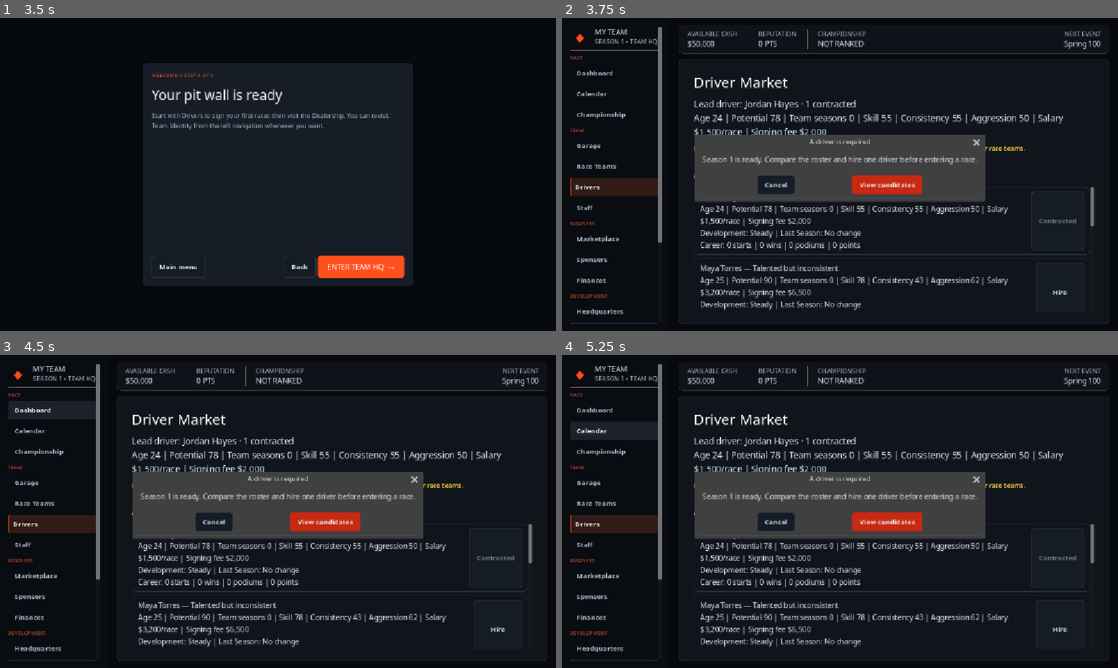
Above: before the commit, frames 1-4 (two rows, left to right).
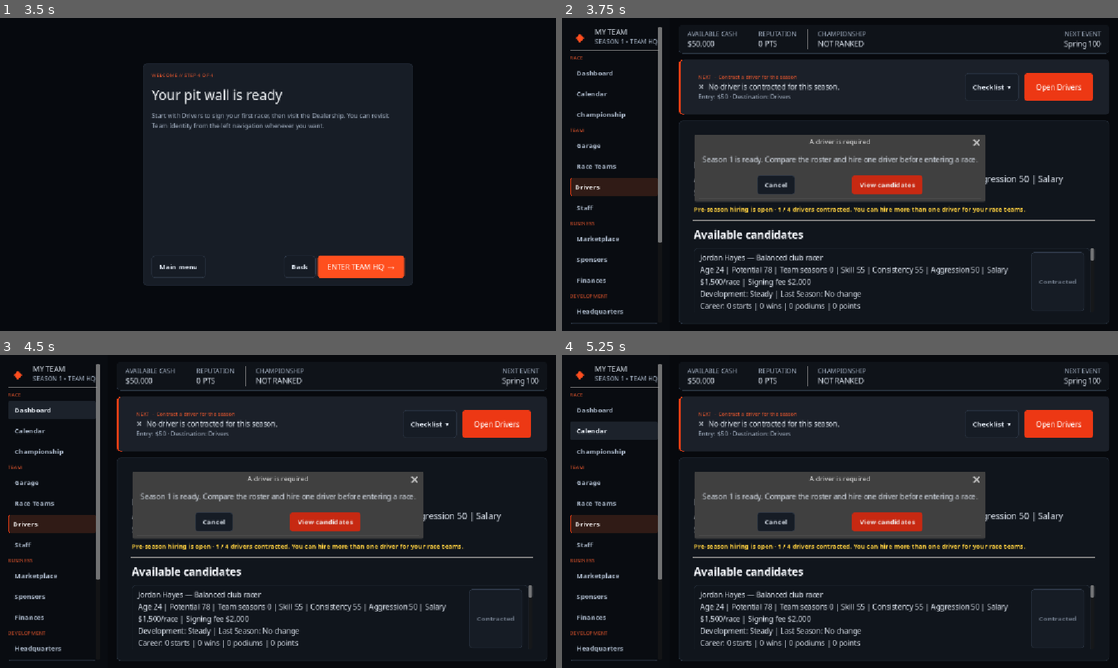
Above: after the commit, the same moments.

Repository: joeyp24/racing_manager
Game: Godot game, scene res://scenes/main_menu/main_menu.tscn
Two runs of this game, one before a commit and one after it. Both use one fixed random seed, a clock stepped at 60 frames per second and the inputs below.
Inputs:
- Up to frame 1 (3.5 s): click "START A NEW CAREER →" at 0.5 s; click "CONTINUE →" at 1.25 s; click "CONTINUE →" at 2 s; click "CONTINUE →" at 2.75 s
- Up to frame 2 (3.75 s): click "ENTER TEAM HQ →" at 3.5 s
- Up to frame 3 (4.5 s): click "Dashboard" at 4.25 s
- Up to frame 4 (5.25 s): click "Calendar" at 5 s

Frame 1 is identical in both runs. In frame 2, 9.2% of the frame differs, in the area x 21-96%, y 13-94%; in frame 3, 9.2%; in frame 4, 9.2%.

Commit message:
Add persistent next-action command bar

Diff:
--- a/scenes/home/home.gd
+++ b/scenes/home/home.gd
@@ -25,6 +25,7 @@
 @onready var fullscreen_button: Button = %fullscreen_button
 @onready var settings_dialog: ConfirmationDialog = %settings_dialog
 @onready var reset_confirmation: ConfirmationDialog = %reset_confirmation
+@onready var command_bar: CommandBar = %CommandBar
 
 var navigation_buttons: Array[Button] = []
 
@@ -68,6 +69,8 @@
 	scouting_button.pressed.connect(_on_scouting_button_pressed)
 	fullscreen_button.pressed.connect(_on_fullscreen_button_pressed)
 	_make_top_bar_actionable()
+	command_bar.action_requested.connect(_on_command_action_requested)
+	GameManager.page_changed.connect(_on_page_changed)
 	GameManager.fullscreen_changed.connect(_update_fullscreen_button)
 	_update_fullscreen_button(GameManager.is_fullscreen())
 
@@ -101,6 +104,8 @@
 func _exit_tree() -> void:
 	if GameManager.fullscreen_changed.is_connected(_update_fullscreen_button):
 		GameManager.fullscreen_changed.disconnect(_update_fullscreen_button)
+	if GameManager.page_changed.is_connected(_on_page_changed):
+		GameManager.page_changed.disconnect(_on_page_changed)
 	if GameManager.team_money_changed.is_connected(
 		_on_team_money_changed
 	):
@@ -266,6 +271,7 @@
 func update_team_display() -> void:
 	if GameManager.team == null:
 		money_label.text = "$0"
+		command_bar.display(NextActionModel.derive(null))
 		return
 
 	var team: Team = GameManager.team
@@ -275,6 +281,45 @@
 	rep_label.text = "%d PTS" % team.reputation
 	next_event_label.text = get_next_event_name(team)
 	position_label.text = get_championship_position(team)
+	command_bar.display(NextActionModel.derive(team))
+	update_unlocked_navigation()
+
+
+func _on_command_action_requested(action: String) -> void:
+	var paths := {
+		"dashboard": "res://scenes/pages/dashboard/dashboard.tscn",
+		"calendar": "res://scenes/pages/race_calendar/race_calendar.tscn",
+		"championship": "res://scenes/pages/championship/championship.tscn",
+		"drivers": "res://scenes/pages/drivers/drivers.tscn",
+		"garage": "res://scenes/pages/garage/garage.tscn",
+		"dealership": "res://scenes/pages/dealership/dealership.tscn",
+		"staff": "res://scenes/pages/staff/staff.tscn",
+		"finances": "res://scenes/pages/finances/finances.tscn",
+		"sponsors": "res://scenes/pages/sponsors/sponsors.tscn",
+		"race_entry": "res://scenes/pages/race_entry/race_entry.tscn",
+	}
+	if not paths.has(action):
+		return
+	if action == "race_entry":
+		GameManager.selected_race = RaceManager.get_next_race(GameManager.team)
+	GameManager.load_page(str(paths[action]))
+
+
+func _on_page_changed(scene_path: String) -> void:
+	var destinations := {
+		"dashboard": home_button, "race_calendar": race_calendar_button,
+		"race_entry": race_calendar_button, "race_weekend": race_calendar_button,
+		"live_race": race_calendar_button, "race_results": race_calendar_button,
+		"championship": championship_button, "garage": garage_button,
+		"drivers": drivers_button, "race_teams": race_teams_button,
+		"staff": staff_button, "finances": finances_button, "shop": shop_button,
+		"dealership": shop_button, "sponsors": sponsors_button,
+		"departments": hq_button, "team_identity": identity_button,
+		"scouting": scouting_button,
+	}
+	var page_id := scene_path.get_file().get_basename()
+	set_active_navigation(destinations.get(page_id, null) as Button)
+	command_bar.display(NextActionModel.derive(GameManager.team, scene_path))
 
 
 func update_money_label(amount: int) -> void:
--- a/scenes/home/home.tscn
+++ b/scenes/home/home.tscn
@@ -1,6 +1,7 @@
-[gd_scene load_steps=2 format=3 uid="uid://dgfgqehc4hl3m"]
+[gd_scene load_steps=3 format=3 uid="uid://dgfgqehc4hl3m"]
 
 [ext_resource type="Script" uid="uid://bnljhcukhcobc" path="res://scenes/home/home.gd" id="1"]
+[ext_resource type="PackedScene" path="res://ui/components/command_bar.tscn" id="2_command"]
 
 [node name="home" type="Control"]
 layout_mode = 3
@@ -332,6 +333,9 @@
 text = "Spring 100"
 horizontal_alignment = 2
 
+[node name="CommandBar" parent="Layout/RightSide/OuterMargin/Stack" instance=ExtResource("2_command")]
+unique_name_in_owner = true
+
 [node name="MainPanel" type="PanelContainer" parent="Layout/RightSide/OuterMargin/Stack"]
 layout_mode = 2
 size_flags_vertical = 3
--- a/scripts/game_manager.gd
+++ b/scripts/game_manager.gd
@@ -3,6 +3,7 @@
 signal team_money_changed(new_amount: int)
 signal team_loaded(team: Team)
 signal fullscreen_changed(is_now_fullscreen: bool)
+signal page_changed(scene_path: String)
 
 var team: Team = null
 var active_save_id: String = ""
@@ -119,6 +120,7 @@
 	page_container.add_child(page_instance)
 	if page_instance is Control:
 		(page_instance as Control).set_anchors_and_offsets_preset(Control.PRESET_FULL_RECT)
+	page_changed.emit(scene_path)
 
 
 func add_team_money(amount: int) -> void:
--- /dev/null
+++ b/scripts/next_action_model.gd
@@ -0,0 +1,70 @@
+class_name NextActionModel
+extends RefCounted
+
+
+static func derive(team: Team, current_page: String = "") -> Dictionary:
+	if team == null:
+		return _action("Set up your race team", "No career is loaded.", "Create or load a career to continue.", "Dashboard", "dashboard")
+	if team.season_complete:
+		return _action("Review standings and begin Season %d" % (team.season_number + 1), "Season %d is complete." % team.season_number, "Starting a season resets the calendar and seasonal contracts.", "Championship", "championship", RaceReadiness.READY)
+
+	var race := RaceManager.get_next_race(team)
+	if race == null:
+		return _action("Review the race calendar", "There is no available event on the schedule.", "See completed and locked events.", "Calendar", "calendar")
+
+	var checks := RaceReadiness.evaluate(team, race)
+	var blocker := _highest_priority_check(checks)
+	var race_name := race.race_name
+	if blocker.is_empty():
+		return _action("Enter %s" % race_name, "All required systems are ready.", "Entry costs $%s and opens race preparation." % _money(race.entry_fee), "Prepare race →", "race_entry", RaceReadiness.READY, checks, race)
+
+	var status := str(blocker.get("status", RaceReadiness.SUBOPTIMAL))
+	var action_id := str(blocker.get("action", "calendar"))
+	var title := "Prepare for %s" % race_name
+	if status == RaceReadiness.BLOCKED:
+		match action_id:
+			"drivers": title = "Contract a driver for the season"
+			"garage":
+				if _has_a_car(team):
+					title = "Repair an eligible car"
+				else:
+					title = "Purchase your first car"
+					action_id = "dealership"
+					blocker["action_label"] = "Open Marketplace →"
+			"staff": title = "Hire a Crew Chief"
+			"finances": title = "Raise funds for the $%s entry fee" % _money(race.entry_fee)
+	return _action(title, str(blocker.get("explanation", "Review race readiness.")), "Entry: $%s · Destination: %s" % [_money(race.entry_fee), _destination_name(action_id)], str(blocker.get("action_label", "Review")), action_id, status, checks, race)
+
+
+static func _highest_priority_check(checks: Array[Dictionary]) -> Dictionary:
+	for check in checks:
+		if str(check.get("status", "")) == RaceReadiness.BLOCKED:
+			return check
+	for check in checks:
+		if str(check.get("status", "")) == RaceReadiness.SUBOPTIMAL:
+			return check
+	return {}
+
+
+static func _action(title: String, reason: String, consequence: String, label: String, action: String, status: String = RaceReadiness.BLOCKED, checks: Array[Dictionary] = [], race: Race = null) -> Dictionary:
+	return {"title": title, "reason": reason, "consequence": consequence, "action_label": label, "action": action, "status": status, "checks": checks, "race": race}
+
+
+static func _destination_name(action: String) -> String:
+	return {"drivers": "Drivers", "garage": "Garage", "dealership": "Marketplace", "staff": "Staff", "finances": "Finances", "sponsors": "Sponsors", "race_entry": "Race Entry", "calendar": "Calendar", "championship": "Championship"}.get(action, "Dashboard")
+
+
+static func _has_a_car(team: Team) -> bool:
+	for car in team.cars:
+		if car != null:
+			return true
+	return false
+
+
+static func _money(amount: int) -> String:
+	var value := str(amount)
+	var output := ""
+	while value.length() > 3:
+		output = "," + value.right(3) + output
+		value = value.left(value.length() - 3)
+	return value + output
--- /dev/null
+++ b/ui/components/command_bar.gd
@@ -0,0 +1,58 @@
+class_name CommandBar
+extends PanelContainer
+
+signal action_requested(action: String)
+
+@onready var next_label: Label = %NextLabel
+@onready var blocker_label: Label = %BlockerLabel
+@onready var consequence_label: Label = %ConsequenceLabel
+@onready var primary_button: Button = %PrimaryButton
+@onready var expand_button: Button = %ExpandButton
+@onready var checklist: VBoxContainer = %Checklist
+
+var current_action := ""
+var expanded := false
+
+
+func _ready() -> void:
+	primary_button.pressed.connect(_on_primary_pressed)
+	expand_button.pressed.connect(toggle_expanded)
+
+
+func display(model: Dictionary) -> void:
+	current_action = str(model.get("action", ""))
+	next_label.text = "NEXT  ·  " + str(model.get("title", "Review your team"))
+	blocker_label.text = _status_icon(str(model.get("status", ""))) + "  " + str(model.get("reason", ""))
+	consequence_label.text = str(model.get("consequence", ""))
+	primary_button.text = str(model.get("action_label", "Review"))
+	primary_button.disabled = current_action.is_empty()
+	primary_button.tooltip_text = "Go to %s" % primary_button.text.trim_suffix(" →")
+	_build_checklist(model.get("checks", []) as Array)
+
+
+func toggle_expanded() -> void:
+	expanded = not expanded
+	checklist.visible = expanded
+	expand_button.text = "Hide checklist  ▴" if expanded else "Checklist  ▾"
+
+
+func _build_checklist(checks: Array) -> void:
+	for child in checklist.get_children():
+		child.queue_free()
+	for check_value in checks:
+		var check := check_value as Dictionary
+		var row := Label.new()
+		row.text = "%s  %s  ·  %s" % [_status_icon(str(check.get("status", ""))), str(check.get("title", "CHECK")), str(check.get("explanation", ""))]
+		row.text_overrun_behavior = TextServer.OVERRUN_TRIM_ELLIPSIS
+		row.tooltip_text = str(check.get("explanation", ""))
+		checklist.add_child(row)
+	expand_button.visible = not checks.is_empty()
+
+
+func _status_icon(status: String) -> String:
+	return {RaceReadiness.READY: "✓", RaceReadiness.SUBOPTIMAL: "⚠", RaceReadiness.BLOCKED: "✕"}.get(status, "•")
+
+
+func _on_primary_pressed() -> void:
+	if not current_action.is_empty():
+		action_requested.emit(current_action)
--- /dev/null
+++ b/ui/components/command_bar.tscn
@@ -0,0 +1,66 @@
+[gd_scene load_steps=2 format=3]
+
+[ext_resource type="Script" path="res://ui/components/command_bar.gd" id="1"]
+
+[node name="CommandBar" type="PanelContainer"]
+custom_minimum_size = Vector2(0, 72)
+layout_mode = 2
+theme_type_variation = &"HeroPanel"
+script = ExtResource("1")
+
+[node name="Margin" type="MarginContainer" parent="."]
+layout_mode = 2
+theme_override_constants/margin_left = 16
+theme_override_constants/margin_top = 8
+theme_override_constants/margin_right = 10
+theme_override_constants/margin_bottom = 8
+
+[node name="Content" type="VBoxContainer" parent="Margin"]
+layout_mode = 2
+theme_override_constants/separation = 6
+
+[node name="Collapsed" type="HBoxContainer" parent="Margin/Content"]
+layout_mode = 2
+theme_override_constants/separation = 12
+
+[node name="Summary" type="VBoxContainer" parent="Margin/Content/Collapsed"]
+layout_mode = 2
+size_flags_horizontal = 3
+theme_override_constants/separation = 1
+
+[node name="NextLabel" type="Label" parent="Margin/Content/Collapsed/Summary"]
+unique_name_in_owner = true
+layout_mode = 2
+theme_type_variation = &"EyebrowLabel"
+text = "NEXT  ·  Review your team"
+
+[node name="BlockerLabel" type="Label" parent="Margin/Content/Collapsed/Summary"]
+unique_name_in_owner = true
+layout_mode = 2
+text = "•  Loading team status…"
+text_overrun_behavior = 3
+
+[node name="ConsequenceLabel" type="Label" parent="Margin/Content/Collapsed/Summary"]
+unique_name_in_owner = true
+layout_mode = 2
+theme_type_variation = &"MutedLabel"
+text = "Cost and destination will appear here."
+text_overrun_behavior = 3
+
+[node name="ExpandButton" type="Button" parent="Margin/Content/Collapsed"]
+unique_name_in_owner = true
+layout_mode = 2
+text = "Checklist  ▾"
+
+[node name="PrimaryButton" type="Button" parent="Margin/Content/Collapsed"]
+unique_name_in_owner = true
+custom_minimum_size = Vector2(142, 0)
+layout_mode = 2
+theme_type_variation = &"PrimaryButton"
+text = "Review"
+
+[node name="Checklist" type="VBoxContainer" parent="Margin/Content"]
+visible = false
+unique_name_in_owner = true
+layout_mode = 2
+theme_override_constants/separation = 3
